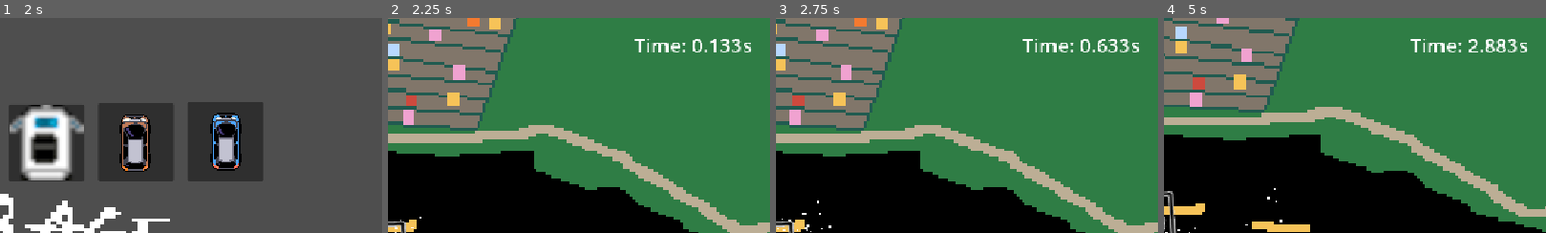
Above: before the commit, frames 1-4 (left to right).
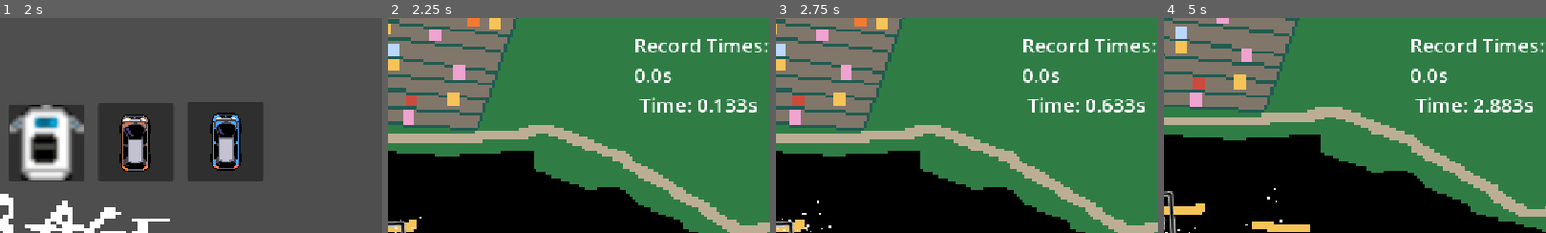
Above: after the commit, the same moments.

Repository: siryanni/bouncy-racing
Game: Godot game, scene res://MainMenu.tscn
Two runs of this game, one before a commit and one after it. Both use one fixed random seed, a clock stepped at 60 frames per second and the inputs below.
Inputs (mouse positions are % of the whole screen's width and height, from its top left):
- Up to frame 1 (2 s): click (17, 56) at 0.5 s; click (21, 29) at 1.25 s
- Up to frame 2 (2.25 s): click (33, 29) at 2 s
- Up to frame 3 (2.75 s): no input
- Up to frame 4 (5 s): hold Right (ui_right) 2.78-3.53 s; hold Down (ui_down) 3.53-4.28 s; hold Right (ui_right) from 4.28 s (still down)
The pictures show only the part of the screen within x 50-100%, y 0-50%; the shares and areas given below are measured in that part.

Frame 1 is identical in both runs. In frame 2, 2.2% of the frame differs, in the area x 64-100%, y 9-44%; in frame 3, 2.2%; in frame 4, 2.3%.

Commit message:
added sound

Diff:
--- a/character_body_2d.gd
+++ b/character_body_2d.gd
@@ -12,9 +12,11 @@
 
 @onready var timerLabel = $"../CanvasLayer/Timer"
 @onready var Car = $CarSprite
+@onready var ASound = $accelerationSound
 @onready var speedometerLabel = $"../CanvasLayer/speedometer"
 @onready var speedometerNeedle = $"../CanvasLayer/speedometeNeedleSprite"
-@onready var resetTime=0;
+var resetTime=0;
+var roundTimesRecord=""
 const CollisionFricionConstant=0.5 # if 1 then no friction is added, the velocity says the same, if 0 all velocity is removed
 const vPixSecToVKmHConstant = 1.0/3.0
 
@@ -46,7 +48,7 @@
 	speedometerNeedle.rotation_degrees=speedToNeedleRotation(getVelocityinKmH())
 
 	#labels
-	timerLabel.text="Time: "+str((getTimeMs()-resetTime)/1000)+"s";
+	timerLabel.text="Record Times:"+str(roundTimesRecord)+" Time: "+str((getTimeMs()-resetTime)/1000)+"s";
 	speedometerLabel.text="Speed: "+str(getVelocityinKmH())+"km/h"
 
 	# process friction
@@ -70,6 +72,8 @@
 
 	velocity.x += cos(rotation) * totalAdditionalVelocity
 	velocity.y += sin(rotation) * totalAdditionalVelocity
+
+	if(not direction[1]==0):ASound.play()
 	move_and_slide()
 
 func _on_boundaries_area_entered(area: Area2D) -> void:#boundries
@@ -89,7 +93,9 @@
 
 
 func _on_goal_area_area_entered(area: Area2D) -> void:#goal
+	roundTimesRecord+=str((getTimeMs()-resetTime)/1000)+"s\n"
 	resetTime=getTimeMs();
+
 	print("goal reached")
 
 func UpdateCarTexture(index: int)-> void:
--- a/scene.tscn
+++ b/scene.tscn
@@ -4,6 +4,7 @@
 [ext_resource type="Script" uid="uid://dpqwpi502h42q" path="res://character_body_2d.gd" id="2_u3cyc"]
 [ext_resource type="Texture2D" uid="uid://dgccdpcgjvleq" path="res://car-sprite.png" id="3_u3cyc"]
 [ext_resource type="PackedScene" uid="uid://c0a00yjdhty4m" path="res://boundaries.tscn" id="4_u3cyc"]
+[ext_resource type="AudioStream" uid="uid://b8vx0jvxhjla4" path="res://assets/accelerating.mp3" id="4_xlvrw"]
 [ext_resource type="PackedScene" uid="uid://ddxcnwvqp7dld" path="res://Boundaries_Aussen.tscn" id="5_m7jmp"]
 [ext_resource type="Texture2D" uid="uid://clhfs1u5weelr" path="res://tacho_bg.png" id="6_y2354"]
 [ext_resource type="Texture2D" uid="uid://c2bx101kfg8vf" path="res://tacho_nadel.png" id="7_ni31j"]
@@ -52,6 +53,9 @@
 position = Vector2(-2, 2.875)
 shape = SubResource("RectangleShape2D_3fch8")
 
+[node name="accelerationSound" type="AudioStreamPlayer2D" parent="CarCharacter" unique_id=1788532933]
+stream = ExtResource("4_xlvrw")
+
 [node name="Boundaries" parent="." unique_id=403025889 instance=ExtResource("4_u3cyc")]
 position = Vector2(-4, 0)
 
Not shown, added: assets/accelerating.mp3.import
Not shown, added: assets/Car Accelerating - Sound Effect [psbwY0TKwYo].webm
Not shown, added: assets/accelerating.mp3
